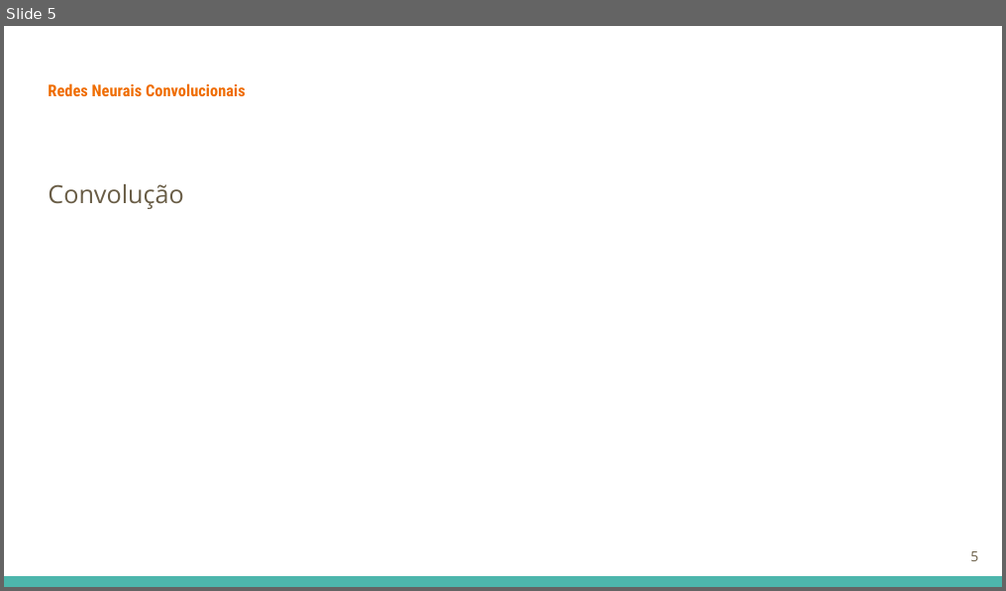
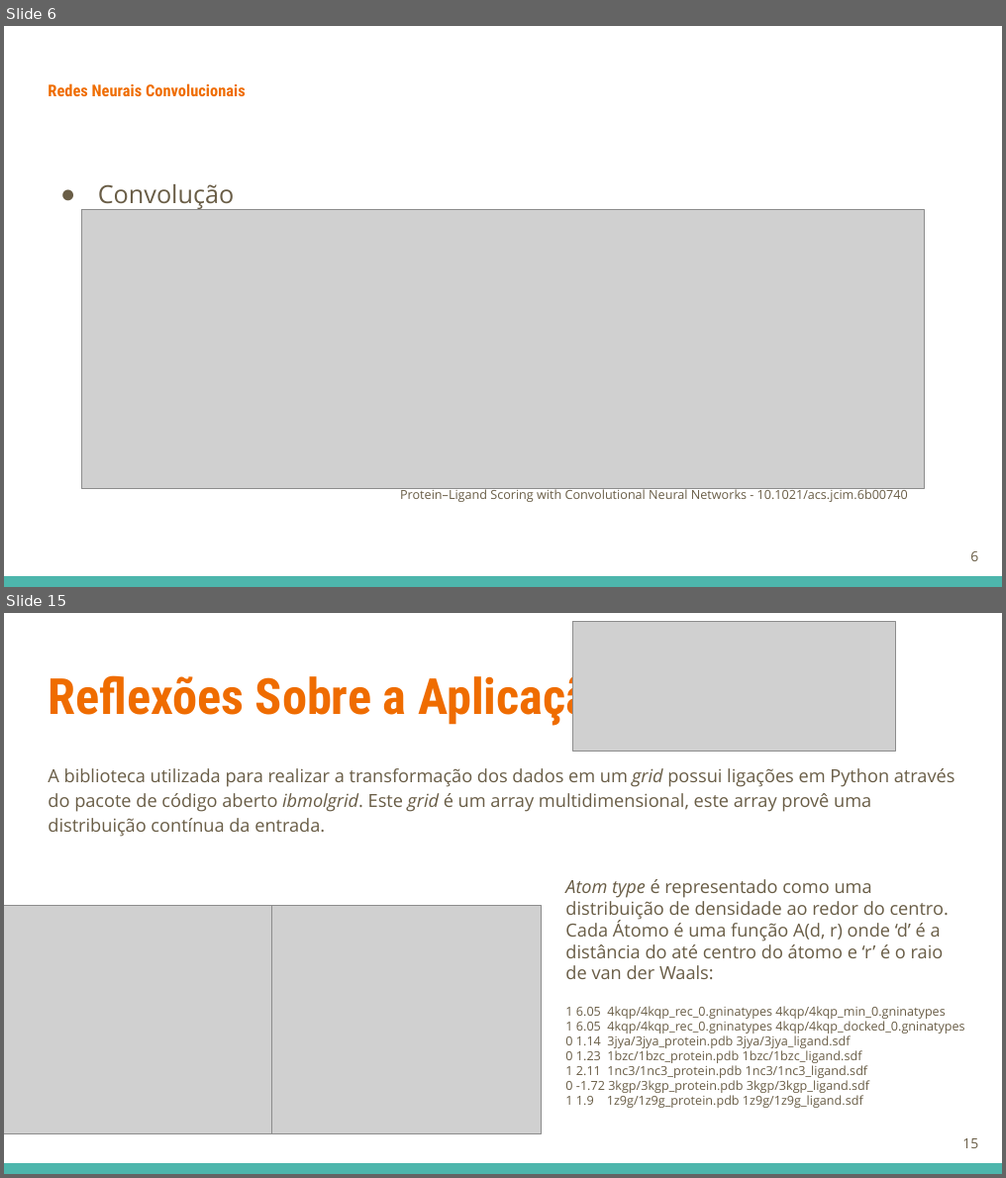
Before and after one commit to GuilhermeGraeff/Docking-Input, a slide deck: apresentacao/Virtual Screening.odp. Shown one above the other, each under a label of ours: slide 5 before the commit, slides 6 and 15 after it; the slides between them are not shown. The pictures are 1006x591 and 1006x1178 pixels, drawn with LibreOffice and Linux fonts; fonts in the diff are those of the drawing; grey boxes stand for pictures. Boxes give left, top, right and bottom in pixels: in the first picture for what was removed or moved away, otherwise in the second. Text is boxed around its words. In the diff, an @@ line names an element or a change of style, - is before the commit and + after.

```diff
--- a/apresentacao/Virtual Screening.odp
+++ b/apresentacao/Virtual Screening.odp
@@ slide 15 added at (4, 613, 1002, 1174), background #FFFFFF; not listed: 1 template element that a slide beside it also shows @@
@@ picture added at (573, 622, 895, 752) @@
@@ title added at (48, 668, 614, 726), 36 pt, text #EF6C00, bold @@
+Reflexões Sobre a Aplicação
@@ text added at (48, 768, 955, 837), 13 pt, text #695D46 @@
+A biblioteca utilizada para realizar a transformação dos dados em um grid possui ligações em Python através do pacote de código aberto ibmolgrid. Este grid é um array multidimensional, este array provê uma distribuição contínua da entrada.
@@ text added at (565, 879, 948, 979), 13 pt, text #695D46 @@
+Atom type é representado como uma distribuição de densidade ao redor do centro. Cada Átomo é uma função A(d, r) onde ‘d’ é a distância do até centro do átomo e ‘r’ é o raio de van der Waals:
@@ picture added at (4, 905, 271, 1134) @@
@@ picture added at (271, 905, 541, 1134) @@
@@ text added at (565, 1006, 964, 1108), 9 pt, text #695D46 @@
+1 6.05 4kqp/4kqp_rec_0.gninatypes 4kqp/4kqp_min_0.gninatypes
+1 6.05 4kqp/4kqp_rec_0.gninatypes 4kqp/4kqp_docked_0.gninatypes
+0 1.14 3jya/3jya_protein.pdb 3jya/3jya_ligand.sdf
+0 1.23 1bzc/1bzc_protein.pdb 1bzc/1bzc_ligand.sdf
+1 2.11 1nc3/1nc3_protein.pdb 1nc3/1nc3_ligand.sdf
+0 -1.72 3kgp/3kgp_protein.pdb 3kgp/3kgp_ligand.sdf
+1 1.9 1z9g/1z9g_protein.pdb 1z9g/1z9g_ligand.sdf
@@ page number added at (962, 1139, 978, 1149), 10 pt, text #695D46 @@
+15
@@ what was slide 5 is now slide 6 @@
@@ slide 6 changed as well @@
@@ text "Convolução" at (98, 184, 234, 209): bullet none to ●; less space between paragraphs @@
@@ picture added at (82, 209, 924, 489) @@
@@ text added at (400, 487, 908, 502), 9 pt, text #695D46 @@
+Protein–Ligand Scoring with Convolutional Neural Networks - 10.1021/acs.jcim.6b00740
@@ page number at (970, 552, 978, 562): text changed @@
-5
+6
```
Also in this commit, not shown: 7 other slides changed, 14 other slides added, 7 slides removed, 2 other files.
